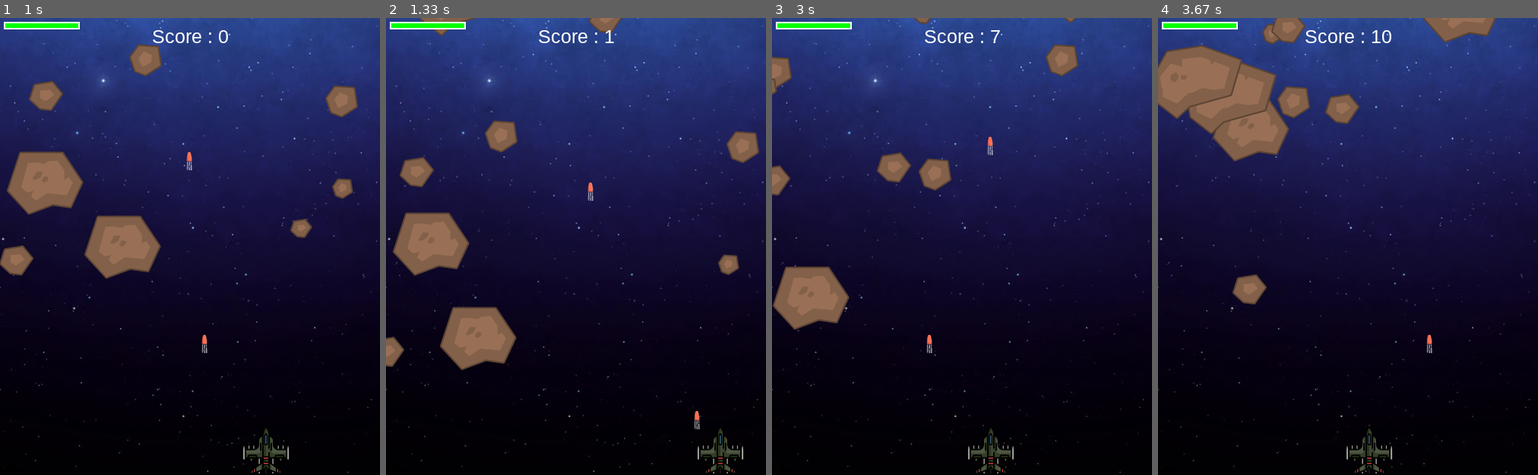
Above: before the commit, frames 1-4 (left to right).
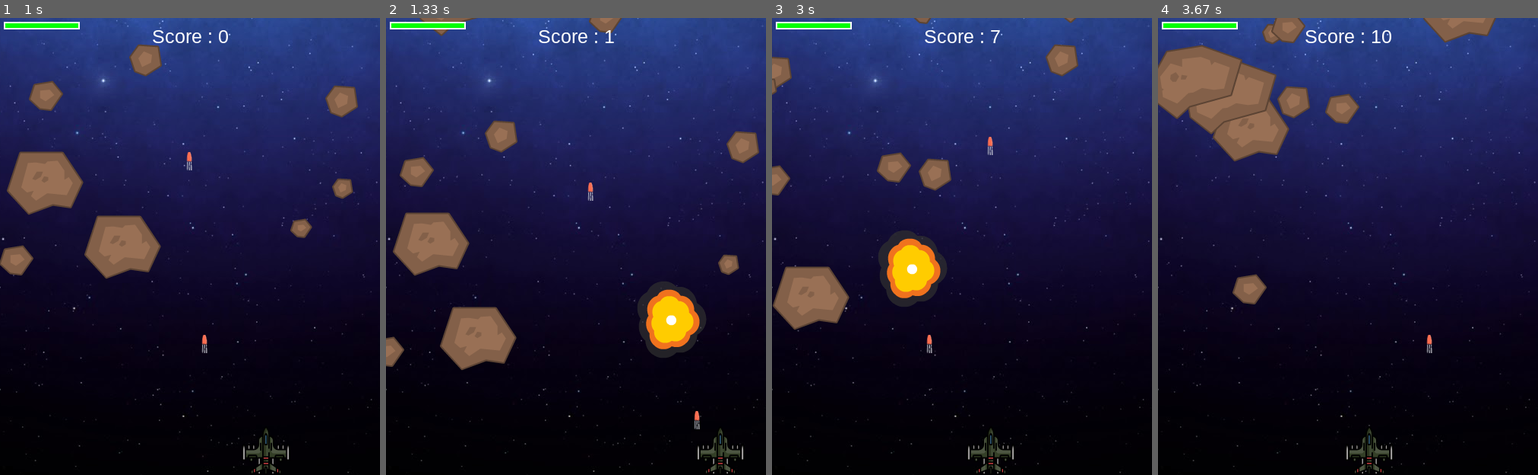
Above: after the commit, the same moments.

Repository: mytran1998/pygame
Game: pygame game, started from _my/game.py
The game is run twice, just before and just after one commit, with the same random seed, the same clock (stepped at 60 frames per second) and the same inputs.
Inputs:
- Up to frame 1 (1 s): tap Space at 0.33, 0.73 s; hold Right from 0.67 s (still down)
- Up to frame 2 (1.33 s): tap Space at 1.03, 1.23 s; release Right at 1.13 s; hold Right from 1.17 s (still down)
- Up to frame 3 (3 s): tap Space at 1.53, 1.73, 2.03, 2.3, 2.6, 2.73 s; release Right at 1.63 s; hold Left 1.67-2.2 s; hold Left 2.23-2.63 s; hold Right from 2.67 s (still down)
- Up to frame 4 (3.67 s): tap Space at 3.03, 3.4 s; release Right at 3.3 s; hold Left from 3.33 s (still down)

Frame 1 is identical in both runs. In frame 2, 2.2% of the frame differs, in the area x 66-85%, y 57-75%; in frame 3, 2.1%; in frame 4, nothing differs.

Commit message:
Cap nhat hieu ung anh khi co va cham

Diff:
--- a/_my/alien.py
+++ b/_my/alien.py
@@ -1,6 +1,6 @@
 import pygame
 import random
-from  pygame.sprite import Sprite
+from pygame.sprite import Sprite
 
 alien_list = ['images/big1.png', 'images/big2.png', 'images/med3.png',
 			 'images/small1.png', 'images/small2.png', 'images/med1.png']
--- /dev/null
+++ b/_my/explosions.py
@@ -0,0 +1,19 @@
+import pygame, os
+from os import path
+from pygame.sprite import Sprite
+
+BLACK = (0, 0, 0)
+bum_img = ['images/bum02.png','images/bum03.png','images/bum04.png']
+
+
+class Explosion(Sprite):
+	def __init__(self, center, screen, quantity):
+		pygame.sprite.Sprite.__init__(self)
+		self.screen = screen
+		self.image = pygame.image.load(bum_img[quantity])
+		self.rect = self.image.get_rect()
+		#self.screen_rect = screen.get_rect()
+		self.rect.center = center
+
+	def blitme(self):
+		self.screen.blit(self.image, self.rect)
--- a/_my/game.py
+++ b/_my/game.py
@@ -4,6 +4,7 @@
 from ship import Ship
 from bullet import Bullet
 from alien import Alien
+from explosions import Explosion
 from pygame.sprite import Sprite
 import game_event
 import random
@@ -40,6 +41,8 @@
         self.bullets = pygame.sprite.Group()
         # Tạo nhóm để lưu trữ alien
         self.aliens = pygame.sprite.Group()
+        # Hiệu ứng nổ
+        self.explosions = pygame.sprite.Group()
         # Tính điểm
         self.score = 0
     def run_game(self):
@@ -58,11 +61,14 @@
             # Update every alien on the screen
             self.aliens.update()
 
+            # Update Expl
+            self.explosions.update()
+
             # Kiem tra neu Aline cham vao Bullet
-            game_event.check_coll_bullet_alien(self, self.aliens, self.bullets, self.screen)
+            game_event.check_coll_bullet_alien(self, self.aliens, self.bullets, self.screen, self.explosions)
 
             # Kiem tra neu Alien va cham ship
-            check = game_event.check_coll_alien_ship( self.ship, self.aliens, self.screen)
+            check = game_event.check_coll_alien_ship( self.ship, self.aliens, self.screen, self.explosions)
             if check:
                 game_event.draw_game_over(self.screen)
                 pygame.mixer.music.stop()
@@ -98,6 +104,8 @@
         self.screen.blit(self.image, self.rect)
         # Draw the ship
         self.ship.blitme()
+        # Draw list of Explosions
+        game_event.draw_expl(self.explosions)
         # Draw list of bullets
         game_event.draw_bullet(self.bullets)
         # Draw list of aliens
--- a/_my/game_event.py
+++ b/_my/game_event.py
@@ -2,6 +2,7 @@
 from ship import Ship
 from bullet import Bullet
 from alien import Alien
+from explosions import Explosion
 from game import Game
 import random
 from os import path
@@ -74,24 +75,35 @@
 	for alien in aliens:
 		alien.blitme()
 
+def draw_expl(explosions):
+	for expl in explosions:
+		expl.blitme()
+		explosions.remove(expl)
+
 # Kiểm tra va chạm giữa alien và bullet
-def check_coll_bullet_alien(game, aliens, bullets, screen):
+def check_coll_bullet_alien(game, aliens, bullets, screen, explosions):
 	collisions = pygame.sprite.groupcollide(aliens, bullets, True, True)
 	for collision in collisions:
 		# Tăng điểm
 		game.score += 1
 		# Mỗi lần bắn trúng thì tạo thêm 1 alien
 		create_alien(screen, aliens, 1)
+		# Hiệu ứng nổ
+		expl = Explosion(collision.rect.center, screen, random.randint(0,2))
+		explosions.add(expl)
 		# Nhạc
 		random.choice(coll_sound).play()
 
+
 # Kiểm tra va chạm giữa alien và ship
-def check_coll_alien_ship(ship, aliens, screen):
+def check_coll_alien_ship(ship, aliens, screen, explosions):
 	colls = pygame.sprite.spritecollide(ship, aliens, True)
 	for coll in colls:
 		ship.shield -= 20
 		create_alien(screen, aliens, 1)
-		print(ship.shield)
+		expl = Explosion(coll.rect.center, screen, 0)
+		explosions.add(expl)
+		coll_sound[1].play()
 		if ship.shield <= 0:
 			return True
 		else:
Binary file added: _my/images/bum02.png
Binary file added: _my/images/bum03.png
Binary file added: _my/images/bum04.png
